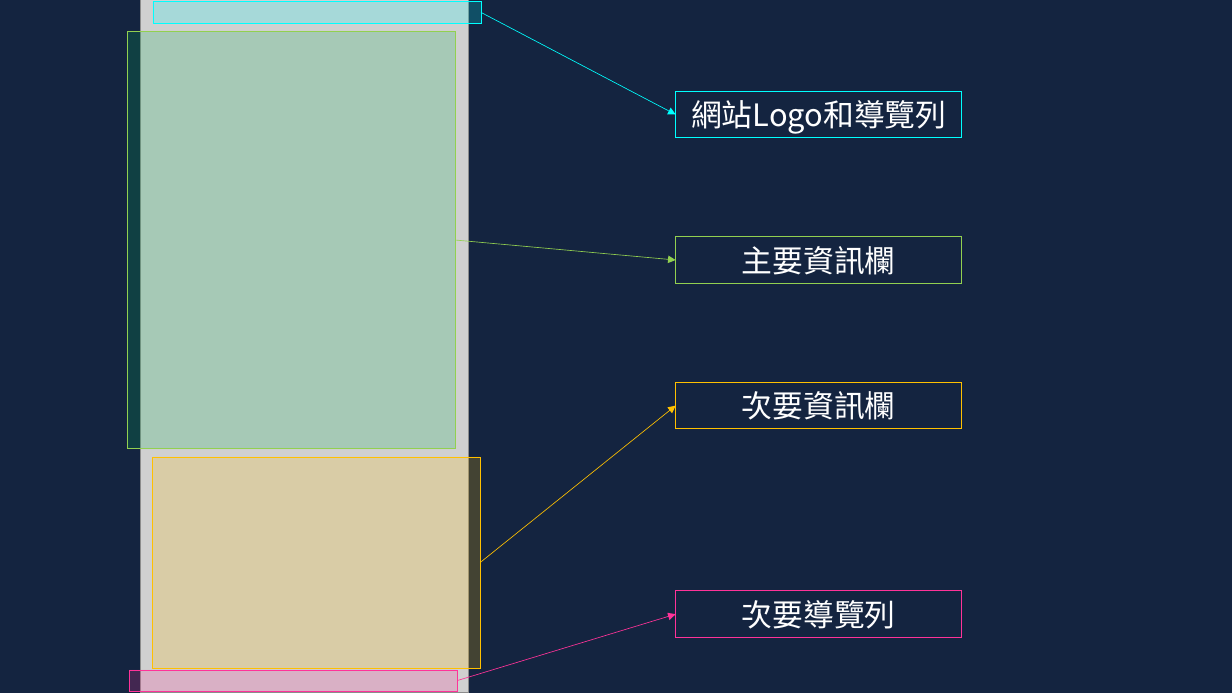
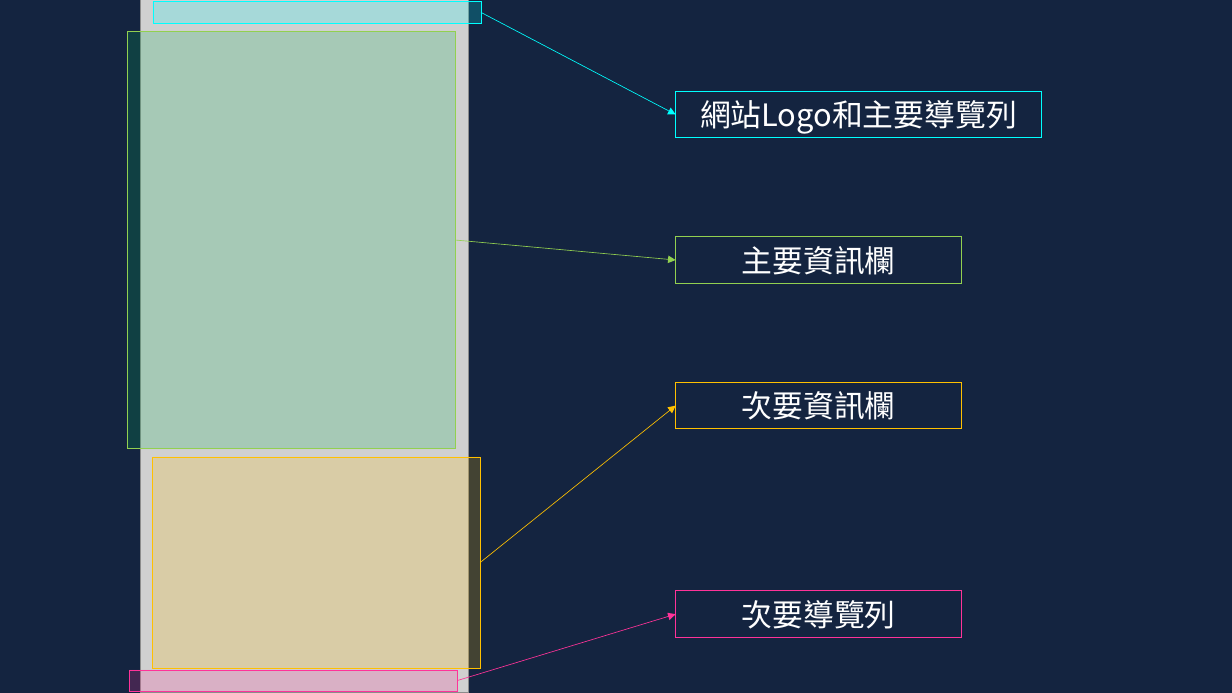
Before and after one commit to leonasdev/WebMidProject, a slide deck: slide 7 of 企劃書.pptx. Drawn at 1232x693 pixels with LibreOffice and Linux fonts; fonts in the diff are those of the drawing; grey boxes stand for pictures. Boxes give left, top, right and bottom in pixels: in the first picture for what was removed or moved away, otherwise in the second. Text is boxed around its words. In the diff, an @@ line names an element or a change of style, - is before the commit and + after.

```diff
--- a/企劃書.pptx
+++ b/企劃書.pptx
@@ rectangle "網站Logo和主要導覽列": place and size @@
-rectangle "網站Logo和主要導覽列" at (676,91,962,138)
+rectangle "網站Logo和主要導覽列" at (676,91,1042,138)
@@ text in rectangle at (700,100,1017,134): text changed @@
-網站Logo和導覽列
+網站Logo和主要導覽列
```
Also in this commit, not shown: 3 other slides changed, 4 slides added.
